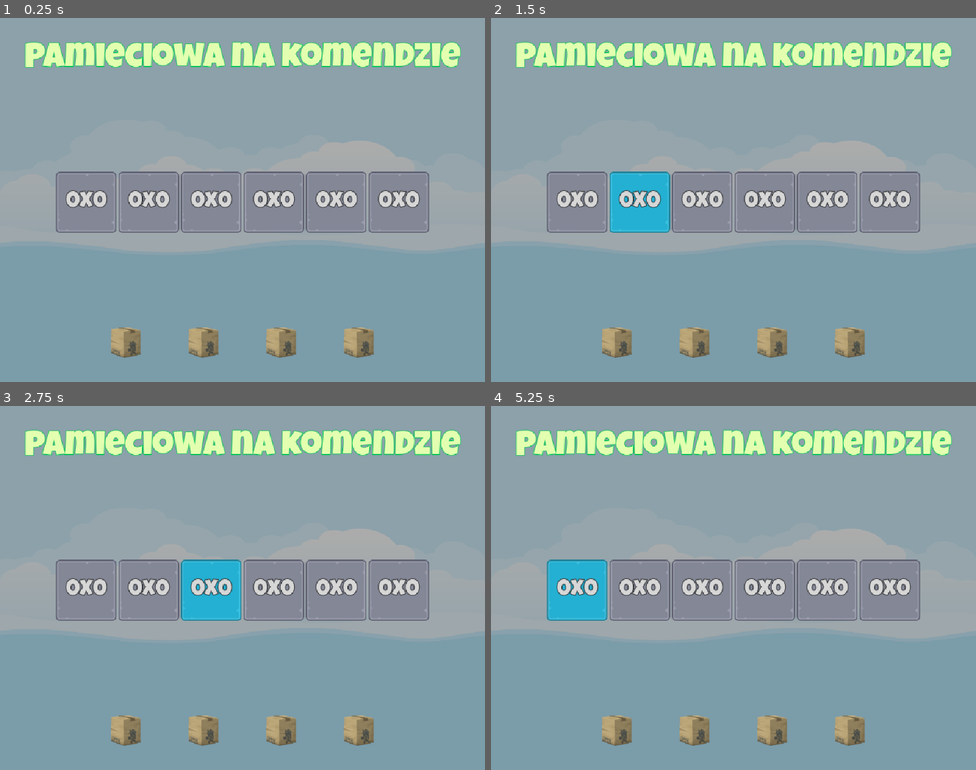
Above: before the commit, frames 1-4 (two rows, left to right).
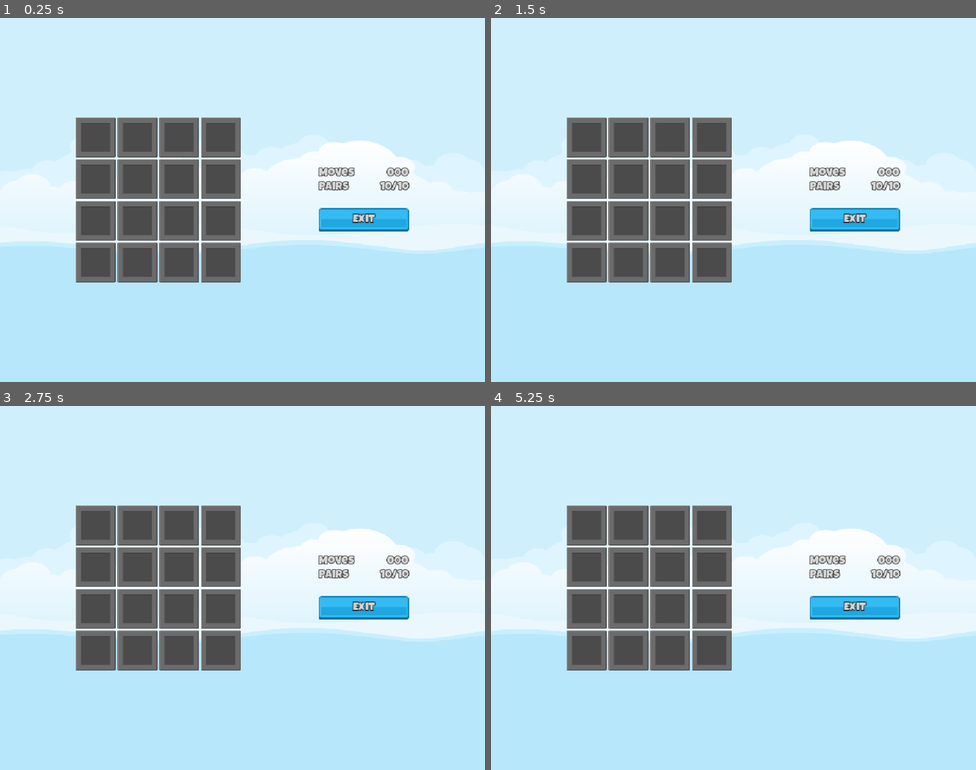
Above: after the commit, the same moments.

Repository: Kiermana/GodotGame3
Game: Godot game, scene res://Scenes/Master/master.tscn
Same seed, same stepped clock (60 frames per second), same inputs: the game is played once before the commit and once after it.
Inputs (mouse positions are in pixels of both pictures, inside the frame that each line leads up to):
- Up to frame 1 (0.25 s): no input
- Up to frame 2 (1.5 s): click (578, 203) at 0.5 s, where only the run before the commit has a clickable "0x0"; click (641, 203) at 1.25 s, where only the run before the commit has a clickable "0x0"
- Up to frame 3 (2.75 s): click (213, 591) at 2 s, where only the run before the commit has a clickable "0x0"
- Up to frame 4 (5.25 s): click (762, 591) at 2.75 s, where only the run before the commit has a clickable "0x0"; click (825, 591) at 3.5 s, where only the run before the commit has a clickable "0x0"; click (888, 591) at 4.25 s, where only the run before the commit has a clickable "0x0"; click (578, 591) at 5 s, where only the run before the commit has a clickable "0x0"

The runs differ from the first frame. In frame 1, 100% of the frame differs, in the area x 0-100%, y 0-100%; in frame 2, 100%; in frame 3, 100%; in frame 4, 100%.

Commit message:
Level

Diff:
--- /dev/null
+++ b/Resources/LabelWhite24.tres
@@ -0,0 +1,10 @@
+[gd_resource type="LabelSettings" format=3 uid="uid://kg8bj8mibql5"]
+
+[ext_resource type="FontFile" uid="uid://c2gt4q4ev7wj1" path="res://Assets/fonts/LuckiestGuy-Regular.ttf" id="1_tabvn"]
+
+[resource]
+font = ExtResource("1_tabvn")
+font_size = 24
+font_color = Color(0.8431839, 0.8431839, 0.84318376, 1)
+outline_size = 6
+outline_color = Color(0.0885599, 0.0885599, 0.0885599, 1)
--- /dev/null
+++ b/Scenes/Game/Game.tscn
@@ -0,0 +1,154 @@
+[gd_scene format=3 uid="uid://5rq82ik7i04h"]
+
+[ext_resource type="PackedScene" uid="uid://cql5xay1b52lu" path="res://Scenes/MemoryTile/MemoryTile.tscn" id="1_y3kpf"]
+[ext_resource type="LabelSettings" uid="uid://kg8bj8mibql5" path="res://Resources/LabelWhite24.tres" id="2_3k6gv"]
+[ext_resource type="Texture2D" uid="uid://dk16kfwtqa4yi" path="res://Assets/ui/blue_button00.png" id="3_1q8bt"]
+[ext_resource type="Texture2D" uid="uid://ceu42wmi08uyy" path="res://Assets/ui/green_button00.png" id="4_gvja8"]
+[ext_resource type="Texture2D" uid="uid://xk4h4k6palx2" path="res://Assets/ui/yellow_button00.png" id="5_m1o7v"]
+
+[node name="Game" type="Control" unique_id=1973831878]
+layout_mode = 3
+anchors_preset = 15
+anchor_right = 1.0
+anchor_bottom = 1.0
+grow_horizontal = 2
+grow_vertical = 2
+
+[node name="HB" type="HBoxContainer" parent="." unique_id=1300174908]
+layout_mode = 1
+anchors_preset = 15
+anchor_right = 1.0
+anchor_bottom = 1.0
+grow_horizontal = 2
+grow_vertical = 2
+
+[node name="Spacer" type="Control" parent="HB" unique_id=1096667766]
+layout_mode = 2
+size_flags_horizontal = 3
+
+[node name="GridContainer" type="GridContainer" parent="HB" unique_id=1230396898]
+layout_mode = 2
+size_flags_horizontal = 4
+size_flags_vertical = 4
+columns = 4
+
+[node name="MemoryTile" parent="HB/GridContainer" unique_id=1935172684 instance=ExtResource("1_y3kpf")]
+layout_mode = 2
+
+[node name="MemoryTile2" parent="HB/GridContainer" unique_id=1132480330 instance=ExtResource("1_y3kpf")]
+layout_mode = 2
+
+[node name="MemoryTile3" parent="HB/GridContainer" unique_id=1840112110 instance=ExtResource("1_y3kpf")]
+layout_mode = 2
+
+[node name="MemoryTile4" parent="HB/GridContainer" unique_id=205008645 instance=ExtResource("1_y3kpf")]
+layout_mode = 2
+
+[node name="MemoryTile5" parent="HB/GridContainer" unique_id=706013317 instance=ExtResource("1_y3kpf")]
+layout_mode = 2
+
+[node name="MemoryTile6" parent="HB/GridContainer" unique_id=1089643641 instance=ExtResource("1_y3kpf")]
+layout_mode = 2
+
+[node name="MemoryTile7" parent="HB/GridContainer" unique_id=391614331 instance=ExtResource("1_y3kpf")]
+layout_mode = 2
+
+[node name="MemoryTile8" parent="HB/GridContainer" unique_id=63599114 instance=ExtResource("1_y3kpf")]
+layout_mode = 2
+
+[node name="MemoryTile9" parent="HB/GridContainer" unique_id=1170737791 instance=ExtResource("1_y3kpf")]
+layout_mode = 2
+
+[node name="MemoryTile10" parent="HB/GridContainer" unique_id=663380621 instance=ExtResource("1_y3kpf")]
+layout_mode = 2
+
+[node name="MemoryTile11" parent="HB/GridContainer" unique_id=1345951663 instance=ExtResource("1_y3kpf")]
+layout_mode = 2
+
+[node name="MemoryTile12" parent="HB/GridContainer" unique_id=182846173 instance=ExtResource("1_y3kpf")]
+layout_mode = 2
+
+[node name="MemoryTile13" parent="HB/GridContainer" unique_id=1401943351 instance=ExtResource("1_y3kpf")]
+layout_mode = 2
+
+[node name="MemoryTile14" parent="HB/GridContainer" unique_id=564648887 instance=ExtResource("1_y3kpf")]
+layout_mode = 2
+
+[node name="MemoryTile15" parent="HB/GridContainer" unique_id=1511156798 instance=ExtResource("1_y3kpf")]
+layout_mode = 2
+
+[node name="MemoryTile16" parent="HB/GridContainer" unique_id=112589829 instance=ExtResource("1_y3kpf")]
+layout_mode = 2
+
+[node name="Spacer2" type="Control" parent="HB" unique_id=1769444375]
+layout_mode = 2
+size_flags_horizontal = 3
+
+[node name="VB" type="VBoxContainer" parent="HB" unique_id=52242970]
+layout_mode = 2
+size_flags_horizontal = 4
+size_flags_vertical = 4
+
+[node name="HB" type="HBoxContainer" parent="HB/VB" unique_id=525779799]
+layout_mode = 2
+
+[node name="Label" type="Label" parent="HB/VB/HB" unique_id=713342275]
+layout_mode = 2
+size_flags_horizontal = 3
+text = "Moves"
+label_settings = ExtResource("2_3k6gv")
+vertical_alignment = 1
+
+[node name="MovesLabel" type="Label" parent="HB/VB/HB" unique_id=1978479454]
+layout_mode = 2
+text = "000"
+label_settings = ExtResource("2_3k6gv")
+horizontal_alignment = 2
+vertical_alignment = 1
+
+[node name="HB2" type="HBoxContainer" parent="HB/VB" unique_id=1951970781]
+layout_mode = 2
+
+[node name="Label" type="Label" parent="HB/VB/HB2" unique_id=1529976001]
+layout_mode = 2
+size_flags_horizontal = 3
+text = "Pairs"
+label_settings = ExtResource("2_3k6gv")
+vertical_alignment = 1
+
+[node name="PairsLabel" type="Label" parent="HB/VB/HB2" unique_id=2088430981]
+layout_mode = 2
+text = "10/10"
+label_settings = ExtResource("2_3k6gv")
+horizontal_alignment = 2
+vertical_alignment = 1
+
+[node name="Control" type="Control" parent="HB/VB" unique_id=415432150]
+custom_minimum_size = Vector2(0, 24)
+layout_mode = 2
+
+[node name="ExitButton" type="TextureButton" parent="HB/VB" unique_id=2026699151]
+layout_mode = 2
+texture_normal = ExtResource("3_1q8bt")
+texture_pressed = ExtResource("4_gvja8")
+texture_hover = ExtResource("5_m1o7v")
+
+[node name="Label" type="Label" parent="HB/VB/ExitButton" unique_id=583613660]
+layout_mode = 1
+anchors_preset = 8
+anchor_left = 0.5
+anchor_top = 0.5
+anchor_right = 0.5
+anchor_bottom = 0.5
+offset_left = -23.0
+offset_top = -12.5
+offset_right = 23.0
+offset_bottom = 12.5
+grow_horizontal = 2
+grow_vertical = 2
+text = "Exit"
+label_settings = ExtResource("2_3k6gv")
+
+[node name="Spacer3" type="Control" parent="HB" unique_id=1333647625]
+layout_mode = 2
+size_flags_horizontal = 3
--- a/Scenes/Main/Main.tscn
+++ b/Scenes/Main/Main.tscn
@@ -38,7 +38,7 @@
 
 [node name="Label" type="Label" parent="VB" unique_id=672936916]
 layout_mode = 2
-text = "Pamieciowa na komendzie"
+text = "memory madness"
 label_settings = ExtResource("1_cmk6n")
 horizontal_alignment = 1
 vertical_alignment = 1
--- a/Scenes/Master/master.tscn
+++ b/Scenes/Master/master.tscn
@@ -2,6 +2,7 @@
 
 [ext_resource type="Texture2D" uid="uid://dhg5hikctmh0" path="res://Assets/images/backgroundEmpty.png" id="1_a4gx0"]
 [ext_resource type="PackedScene" uid="uid://c4fyfnu4l4ki7" path="res://Scenes/Main/Main.tscn" id="2_vq23j"]
+[ext_resource type="PackedScene" uid="uid://5rq82ik7i04h" path="res://Scenes/Game/Game.tscn" id="3_vq23j"]
 
 [node name="Master" type="Control" unique_id=976927461]
 layout_mode = 3
@@ -22,4 +23,8 @@
 expand_mode = 1
 
 [node name="Main" parent="." unique_id=981559591 instance=ExtResource("2_vq23j")]
+visible = false
 layout_mode = 1
+
+[node name="Game" parent="." unique_id=1973831878 instance=ExtResource("3_vq23j")]
+layout_mode = 1
--- /dev/null
+++ b/Scenes/MemoryTile/MemoryTile.tscn
@@ -0,0 +1,8 @@
+[gd_scene format=3 uid="uid://cql5xay1b52lu"]
+
+[ext_resource type="Texture2D" uid="uid://uxopsjhnkjuk" path="res://Assets/frames/hidden_frame_blank.png" id="1_dtpqw"]
+
+[node name="MemoryTile" type="TextureRect" unique_id=1935172684]
+offset_right = 40.0
+offset_bottom = 40.0
+texture = ExtResource("1_dtpqw")
